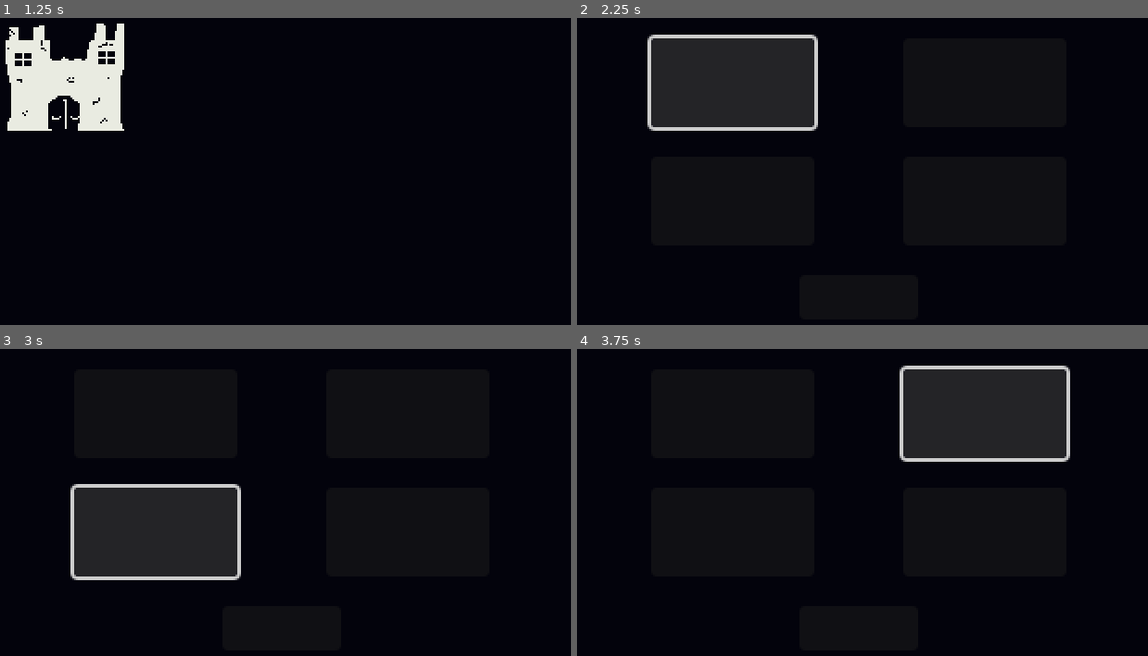
Above: before the commit, frames 1-4 (two rows, left to right).
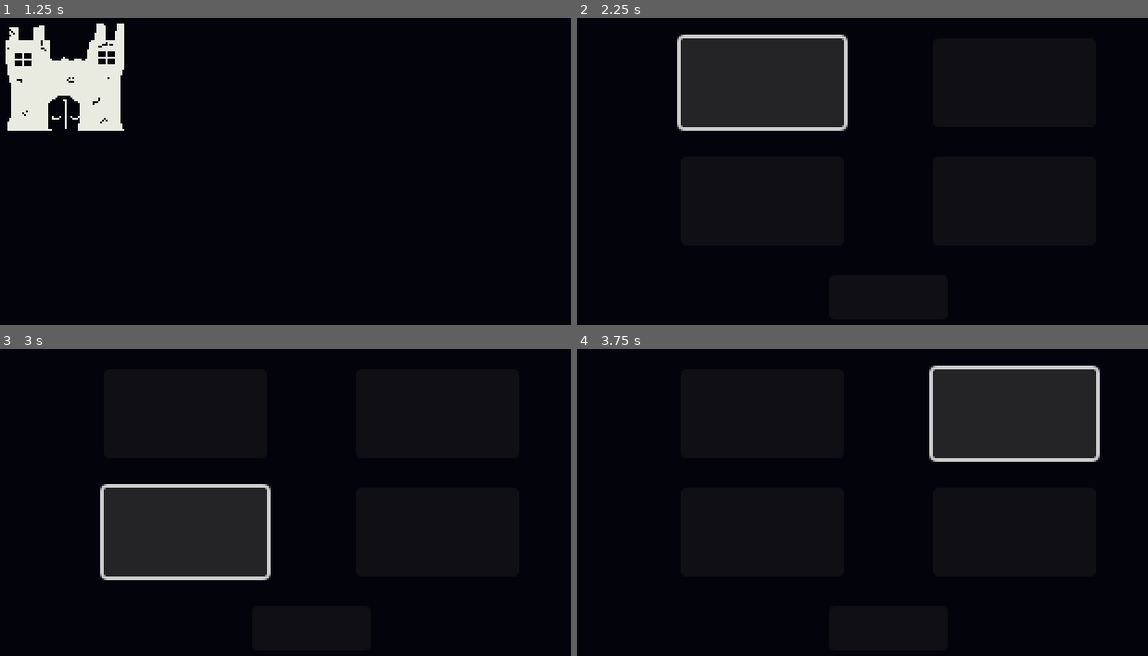
Above: after the commit, the same moments.

Repository: SilentSleeper/GMTK
Game: Godot game, scene res://Scenes/world_map.tscn
The game is run twice, just before and just after one commit, with the same random seed, the same clock (stepped at 60 frames per second) and the same inputs.
Inputs (mouse positions are in pixels of both pictures, inside the frame that each line leads up to; where the layout moved, square brackets give the same spot in the first picture):
- Up to frame 1 (1.25 s): tap Enter at 0.5 s; move the mouse to (491, 180) at 0.52 s; click (491, 180) at 0.67 s
- Up to frame 2 (2.25 s): tap Space at 1.25 s; move the mouse to (645, 79) at 1.27 s; click (645, 79) at 1.42 s; click (759, 82) [731, 82] at 2 s
- Up to frame 3 (3 s): click (182, 533) [154, 533] at 2.75 s
- Up to frame 4 (3.75 s): click (1016, 413) [982, 413] at 3.5 s

Frame 1 is identical in both runs. In frame 2, 3.7% of the frame differs, in the area x 12-48%, y 5-37%; in frame 3, 3.7%; in frame 4, 3.7%.

Commit message:
Shuffled layouts around in preparation for sidebar introduction

Diff:
--- a/Scenes/conversation_menu.tscn
+++ b/Scenes/conversation_menu.tscn
@@ -17,16 +17,15 @@
 
 [node name="RichTextLabel" type="RichTextLabel" parent="."]
 editor_description = "Visible when VBoxContainer isn't."
-offset_left = 12.0
+offset_left = 40.0
 offset_top = 117.0
-offset_right = 310.0
-offset_bottom = 177.0
+offset_right = 314.0
+offset_bottom = 176.0
 text = "This is placeholder text. Things said by a character will be displayed here."
-fit_content = true
 
 [node name="VBoxContainer" type="VBoxContainer" parent="."]
 editor_description = "Visible when RichTextLabel isn't."
-offset_left = 12.0
+offset_left = 40.0
 offset_top = 117.0
-offset_right = 310.0
-offset_bottom = 177.0
+offset_right = 314.0
+offset_bottom = 176.0
--- a/Scenes/interaction_menu.tscn
+++ b/Scenes/interaction_menu.tscn
@@ -17,9 +17,9 @@
 anchors_preset = 0
 anchor_right = 0.0
 anchor_bottom = 0.0
-offset_left = 128.0
+offset_left = 144.0
 offset_top = 144.0
-offset_right = 192.0
+offset_right = 208.0
 offset_bottom = 168.0
 grow_horizontal = 1
 grow_vertical = 1
@@ -28,9 +28,9 @@
 anchors_preset = 0
 anchor_right = 0.0
 anchor_bottom = 0.0
-offset_left = 48.0
+offset_left = 64.0
 offset_top = 16.0
-offset_right = 136.0
+offset_right = 152.0
 offset_bottom = 64.0
 grow_horizontal = 1
 grow_vertical = 1
@@ -39,9 +39,9 @@
 anchors_preset = 0
 anchor_right = 0.0
 anchor_bottom = 0.0
-offset_left = 48.0
+offset_left = 64.0
 offset_top = 80.0
-offset_right = 136.0
+offset_right = 152.0
 offset_bottom = 128.0
 grow_horizontal = 1
 grow_vertical = 1
@@ -50,9 +50,9 @@
 anchors_preset = 0
 anchor_right = 0.0
 anchor_bottom = 0.0
-offset_left = 184.0
+offset_left = 200.0
 offset_top = 16.0
-offset_right = 272.0
+offset_right = 288.0
 offset_bottom = 64.0
 grow_horizontal = 1
 grow_vertical = 1
@@ -61,9 +61,9 @@
 anchors_preset = 0
 anchor_right = 0.0
 anchor_bottom = 0.0
-offset_left = 184.0
+offset_left = 200.0
 offset_top = 80.0
-offset_right = 272.0
+offset_right = 288.0
 offset_bottom = 128.0
 grow_horizontal = 1
 grow_vertical = 1
